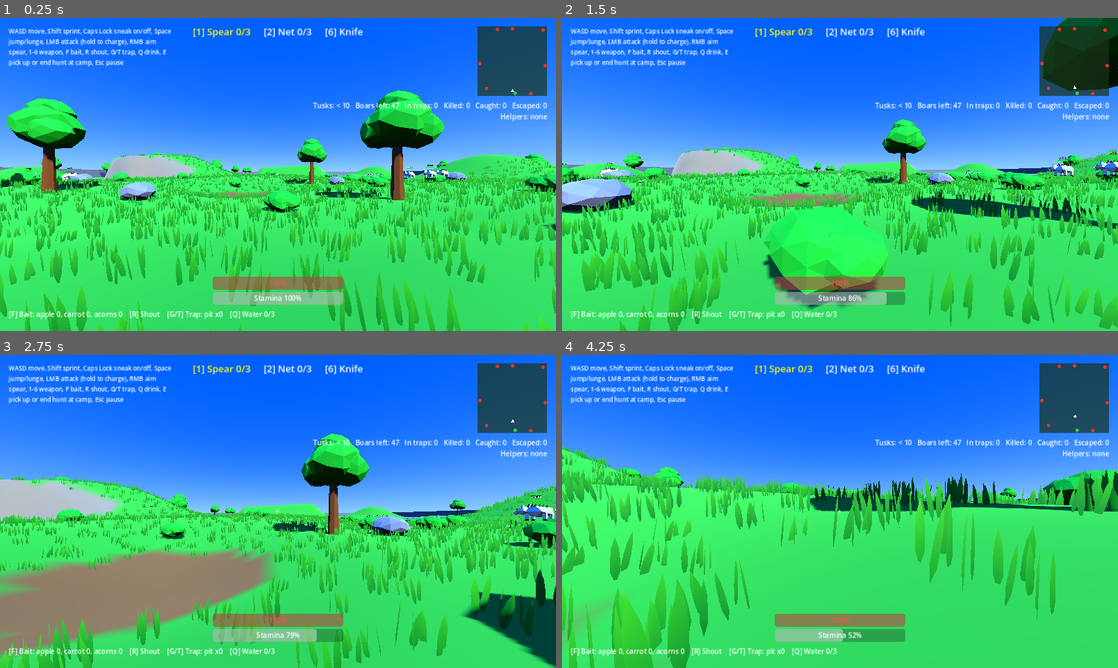
Above: before the commit, frames 1-4 (two rows, left to right).
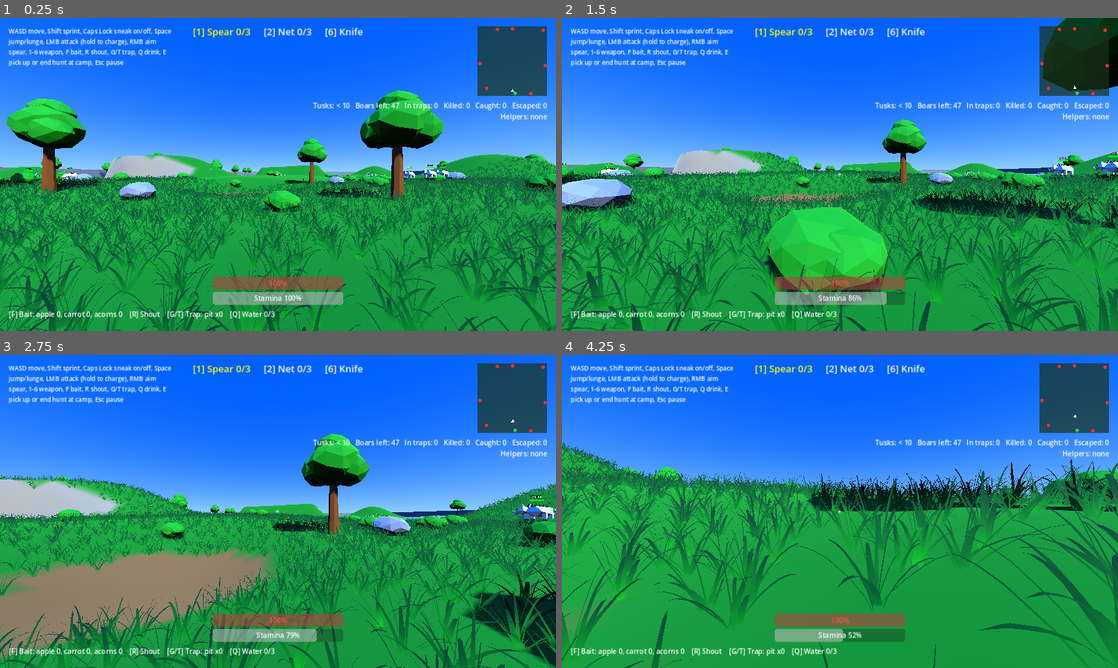
Above: after the commit, the same moments.

Repository: bageus/where-boar
Game: Godot game, scene res://game/presentation/hunt_map/public/hunt_map.tscn
The game is run twice, just before and just after one commit, with the same random seed, the same clock (stepped at 60 frames per second) and the same inputs. This scene is started directly instead of the project's main scene.
Inputs (mouse positions are in pixels of both pictures, inside the frame that each line leads up to):
- Up to frame 1 (0.25 s): no input
- Up to frame 2 (1.5 s): tap Enter at 0.5 s; move the mouse to (867, 174) at 0.52 s; hold Right mouse button (aim) 0.53-1.28 s; hold W (move_forward) from 0.53 s (still down); tap Space (jump) at 0.77 s; move the mouse to (812, 174) at 1.27 s; click (812, 174) at 1.35 s
- Up to frame 3 (2.75 s): keep holding W (move_forward); tap Space (jump) at 1.52 s; move the mouse to (289, 505) at 2.02 s; hold F (bait) from 2.03 s (still down)
- Up to frame 4 (4.25 s): keep holding W (move_forward); move the mouse to (834, 517) at 2.77 s; release F (bait) at 2.78 s; tap Caps Lock (crouch) at 2.85 s; tap Space (jump) at 3.02, 3.77 s; move the mouse to (878, 514) at 3.52 s; hold Q (drink) from 3.53 s (still down)

The runs differ from the first frame. In frame 1, 49% of the frame differs, in the area x 0-100%, y 23-100%; in frame 2, 47%; in frame 3, 41%; in frame 4, 57%, in the area x 0-100%, y 27-100%.
Error in both runs: Invalid access to property or key 'spawn_weight' on a base object of type 'Resource'. (res://game/features/boar/public/boar_types.gd:20)

Commit message:
Denser, darker grass from the larger clump mesh; calmer leaf colour
Co-Authored-By: Claude Opus 5.5 <noreply@anthropic.com>
Claude-Session: https://claude.ai/code/session_017Jb3ZfzYPbeQG7oKZQVYiW

Diff:
--- a/assets/grass/grass_material.tres
+++ b/assets/grass/grass_material.tres
@@ -12,7 +12,7 @@
 [resource]
 render_priority = 0
 shader = ExtResource("1_shader")
-shader_parameter/color = Color(0.32, 0.58, 0.2, 1)
-shader_parameter/color2 = Color(0.6, 0.8, 0.32, 1)
+shader_parameter/color = Color(0.1, 0.36, 0.07, 1)
+shader_parameter/color2 = Color(0.45, 0.76, 0.26, 1)
 shader_parameter/noise = SubResource("NoiseTex")
 shader_parameter/noiseScale = 20.0
--- a/game/presentation/hunt_map/props/terrain.gd
+++ b/game/presentation/hunt_map/props/terrain.gd
@@ -4,17 +4,17 @@
 ## Green Valley ground (D039): one smooth height map with hills, a mesa, a cliff over the river and hollows.
 ## The heights are baked by tools/bake_green_valley.py; the visible surface is drawn from the same data.
 
-const GRASS := Color(0.28, 0.58, 0.2)
+const GRASS := Color(0.16, 0.4, 0.1)
 const ROCK := Color(0.58, 0.52, 0.42)
 const MUD := Color(0.5, 0.36, 0.2)
 ## Slopes steeper than this (normal.y below it, about 40 degrees) look like bare rock.
 const ROCK_NORMAL_Y := 0.75
 ## Stylized grass (assets/grass, MIT, StayAtHomeDev): clumps on grass-coloured ground, in square chunks
 ## that disappear beyond GRASS_RANGE metres, so far grass costs nothing.
-const GRASS_MESH := preload("res://assets/grass/grass2.glb")
+const GRASS_MESH := preload("res://assets/grass/grass.glb")
 const GRASS_MATERIAL := preload("res://assets/grass/grass_material.tres")
 const GRASS_CHUNK := 20
-const GRASS_PER_METRE := 1
+const GRASS_PER_METRE := 3
 const GRASS_RANGE := 40.0
 
 @onready var _shape: HeightMapShape3D = $Collision.shape
@@ -60,7 +60,7 @@
 					for k in GRASS_PER_METRE:
 						var x := i + rng.randf() - (w - 1) * 0.5
 						var z := j + rng.randf() - (d - 1) * 0.5
-						var basis := Basis(Vector3.UP, rng.randf() * TAU).scaled(Vector3.ONE * rng.randf_range(0.6, 1.0))
+						var basis := Basis(Vector3.UP, rng.randf() * TAU).scaled(Vector3(rng.randf_range(0.3, 0.4), rng.randf_range(0.25, 0.35), rng.randf_range(0.3, 0.4)))
 						spots.append(Transform3D(basis, Vector3(x, height_at(x, z) - 0.05, z) - centre))
 			if spots.is_empty():
 				continue
@@ -76,8 +76,7 @@
 			chunk.material_override = GRASS_MATERIAL
 			chunk.cast_shadow = GeometryInstance3D.SHADOW_CASTING_SETTING_OFF
 			chunk.visibility_range_end = GRASS_RANGE
-			chunk.visibility_range_end_margin = 10.0
-			chunk.visibility_range_fade_mode = GeometryInstance3D.VISIBILITY_RANGE_FADE_SELF
+			chunk.visibility_range_fade_mode = GeometryInstance3D.VISIBILITY_RANGE_FADE_DISABLED
 			add_child(chunk)
 
 
Binary file added: assets/grass/grass.glb
Not shown, changed: assets/grass/grass.glb.import
Binary file removed: assets/grass/grass2.glb
Binary file changed: assets/models/bush.glb
Binary file changed: assets/models/tree.glb
Not shown, changed: PROJECT_STATE.md
Not shown, changed: tools/build_models.py
